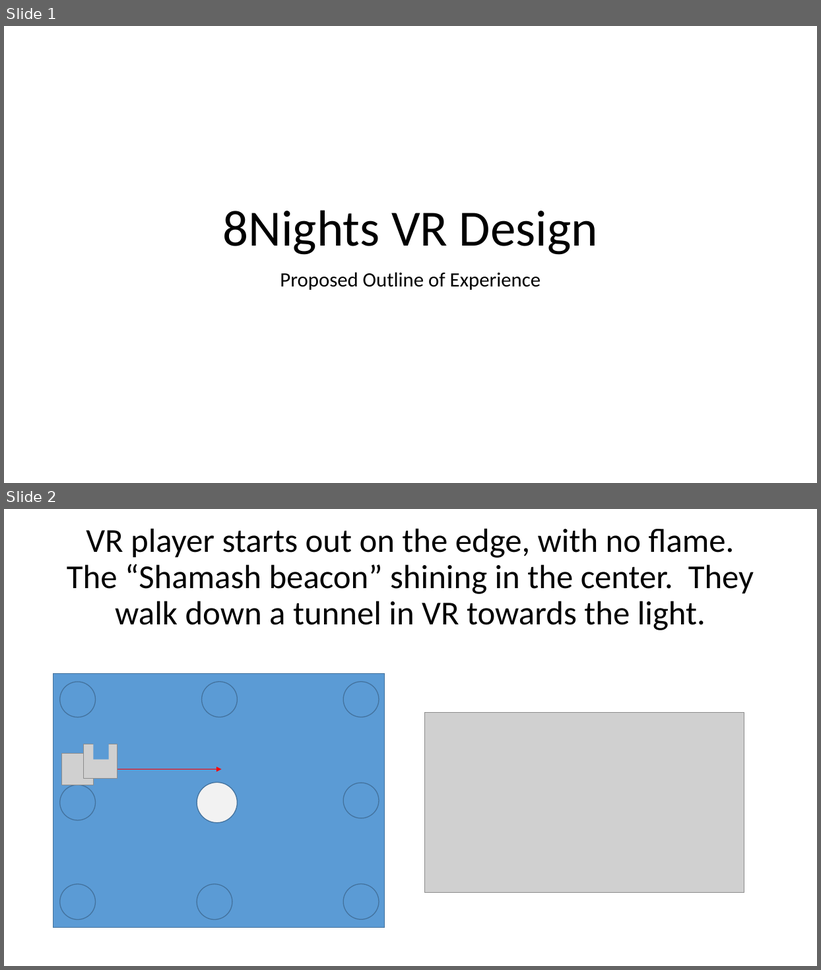
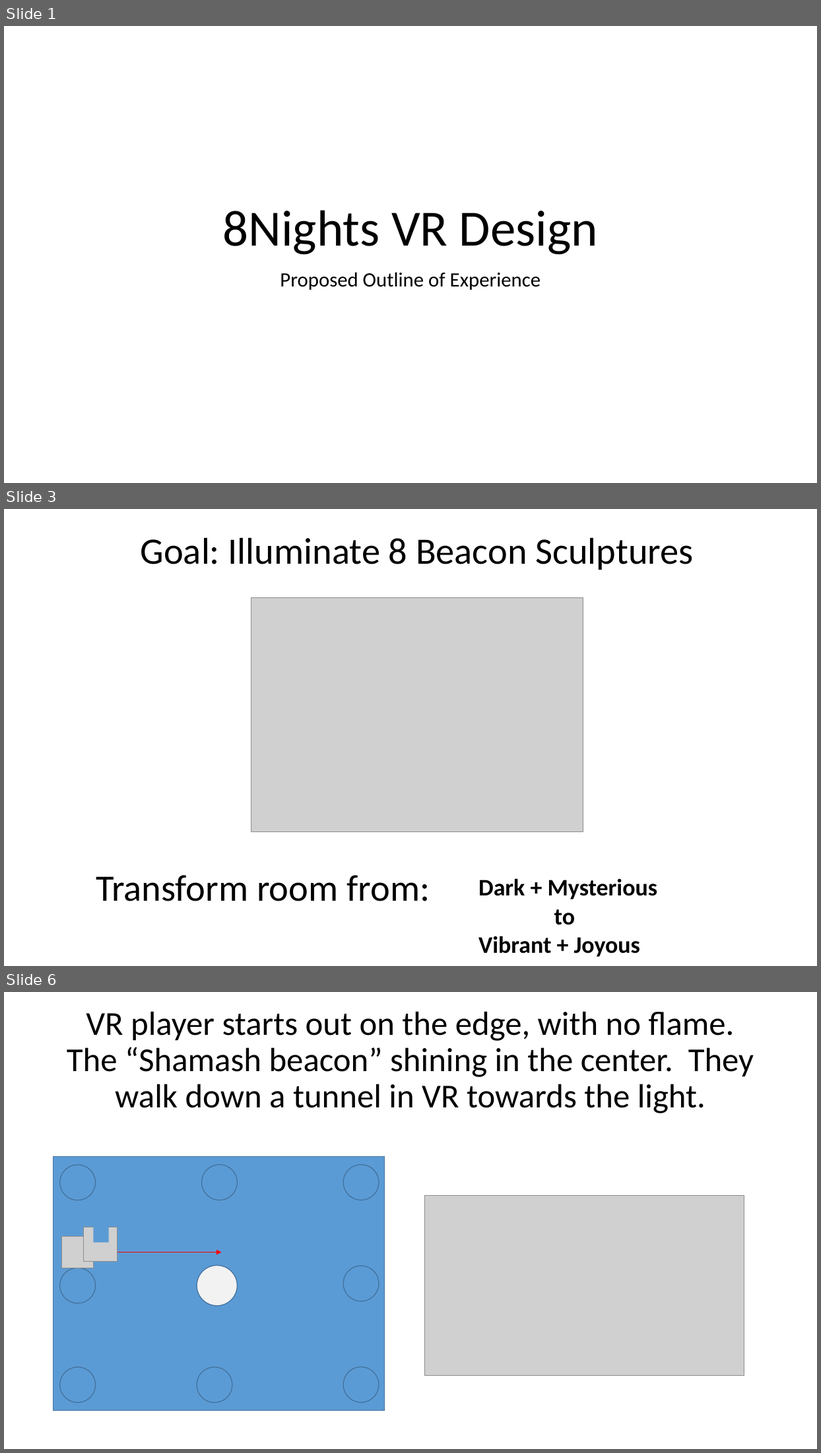
Before and after one commit to mmandel/8Nights2, a slide deck: docs/8NightsVRDesign.pptx. Shown one above the other, each under a label of ours: slides 1 and 2 before the commit, slides 1, 3 and 6 after it; the slides between them are not shown. The pictures are 821x970 and 821x1453 pixels, drawn with LibreOffice and Linux fonts; fonts in the diff are those of the drawing; grey boxes stand for pictures. Boxes give left, top, right and bottom in pixels: in the first picture for what was removed or moved away, otherwise in the second. Text is boxed around its words. In the diff, an @@ line names an element or a change of style, - is before the commit and + after.

```diff
--- a/docs/8NightsVRDesign.pptx
+++ b/docs/8NightsVRDesign.pptx
@@ slide 3 added at box(4, 509, 817, 966), background #FFFFFF @@
@@ text added at box(141, 537, 694, 570), 44 pt, text #000000 @@
+Goal: Illuminate 8 Beacon Sculptures
@@ picture added at box(251, 598, 583, 832) @@
@@ text added at box(96, 875, 430, 902), 44 pt, text #000000 @@
+Transform room from:
@@ text added at box(479, 879, 658, 900), 28 pt, text #000000, bold @@
+Dark + Mysterious
@@ text added at box(554, 910, 575, 925), 28 pt, text #000000, bold @@
+to
@@ text added at box(479, 936, 640, 957), 28 pt, text #000000, bold @@
+Vibrant + Joyous
@@ what was slide 2 is now slide 6 @@
```
Also in this commit, not shown: 1 slide changed, 3 other slides added, 1 other file.
